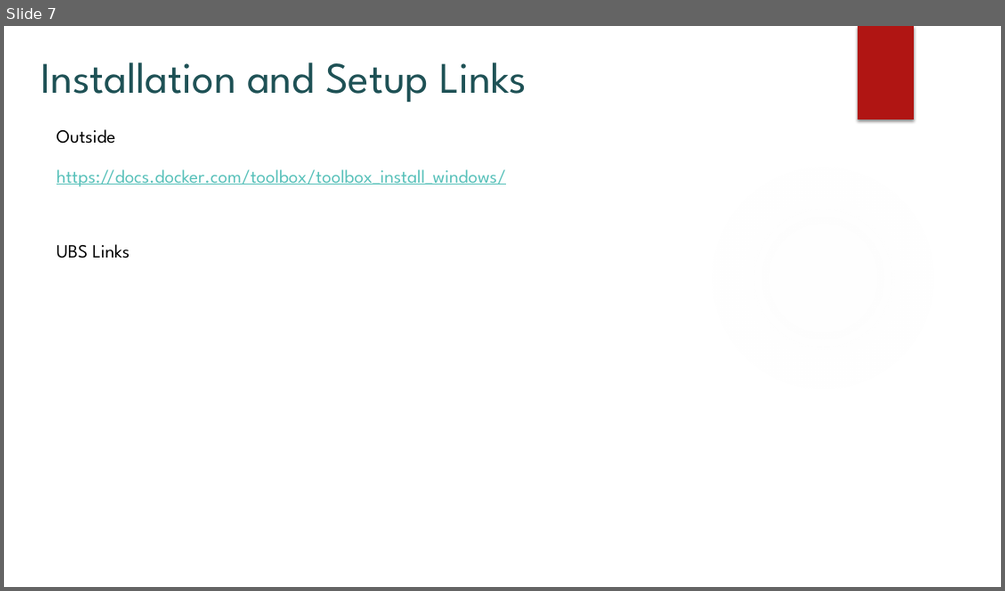
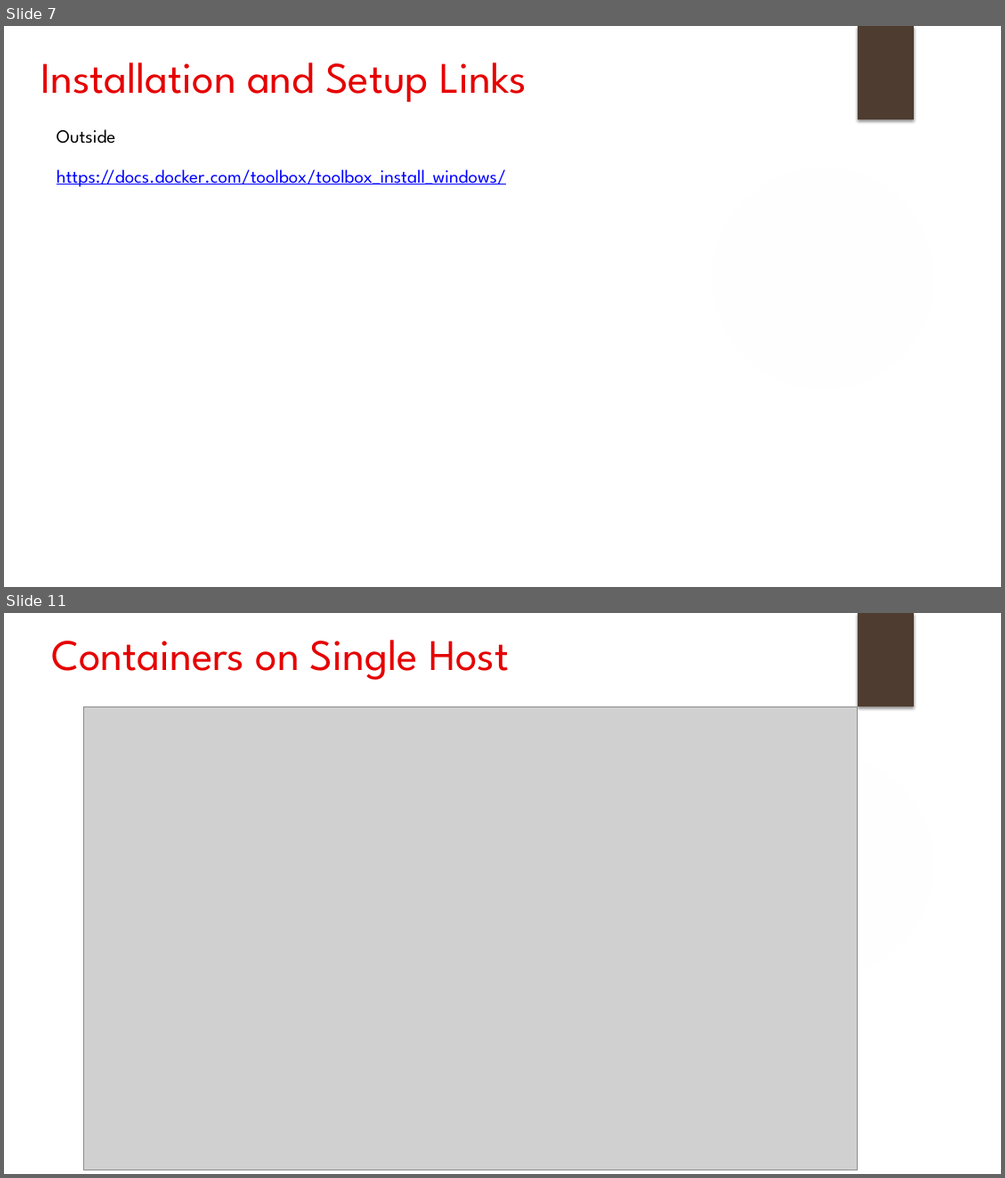
Before and after one commit to CodeItOnGit/presentations, a slide deck: DockerSeries/Part1-Fundamentals/Docker Fundamentals.pptx. Shown one above the other, each under a label of ours: slide 7 before the commit, slides 7 and 11 after it; the slides between them are not shown. The pictures are 1005x591 and 1005x1178 pixels, drawn with LibreOffice and Linux fonts; fonts in the diff are those of the drawing; grey boxes stand for pictures; background and template pictures are left out. Boxes give left, top, right and bottom in pixels: in the first picture for what was removed or moved away, otherwise in the second. Text is boxed around its words. In the diff, an @@ line names an element or a change of style, - is before the commit and + after.

Commit message:
Completed deck for Docker Fundamentals

```diff
--- a/DockerSeries/Part1-Fundamentals/Docker Fundamentals.pptx
+++ b/DockerSeries/Part1-Fundamentals/Docker Fundamentals.pptx
@@ slide 11 added at [4, 613, 1001, 1174], background #FFFFFF; not listed: 2 template elements that a slide beside it also shows @@
@@ title added at [51, 640, 509, 680], 42 pt, text #E60000 @@
+Containers on Single Host
@@ picture added at [84, 706, 858, 1170] @@
@@ slide 7 changed as well @@
@@ title "Installation and Setup Links" at [40, 62, 526, 103]: text colour #1E5155 to #E60000 @@
@@ rectangle at [858, 26, 914, 119]: fill #B01513 to #4D3C2F @@
@@ text "https://docs.docker.com/toolbox/toolbox_install_windows/" at [57, 169, 506, 187]: text colour #58C1BA to #0000FF @@
@@ text removed at [57, 244, 129, 258] @@
-UBS Links
```
Also in this commit, not shown: 14 other slides changed, 5 other slides added, 2 slides removed.
